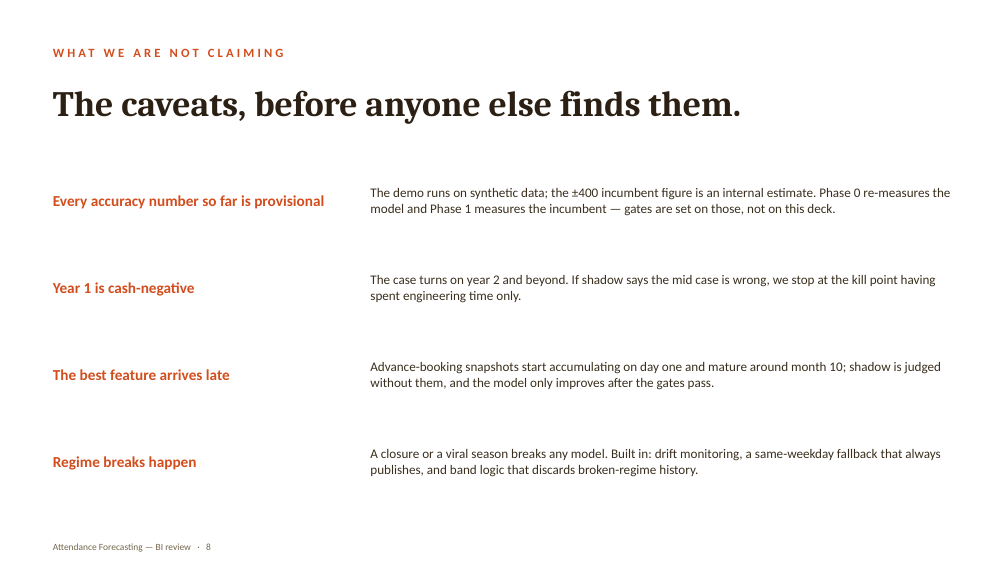
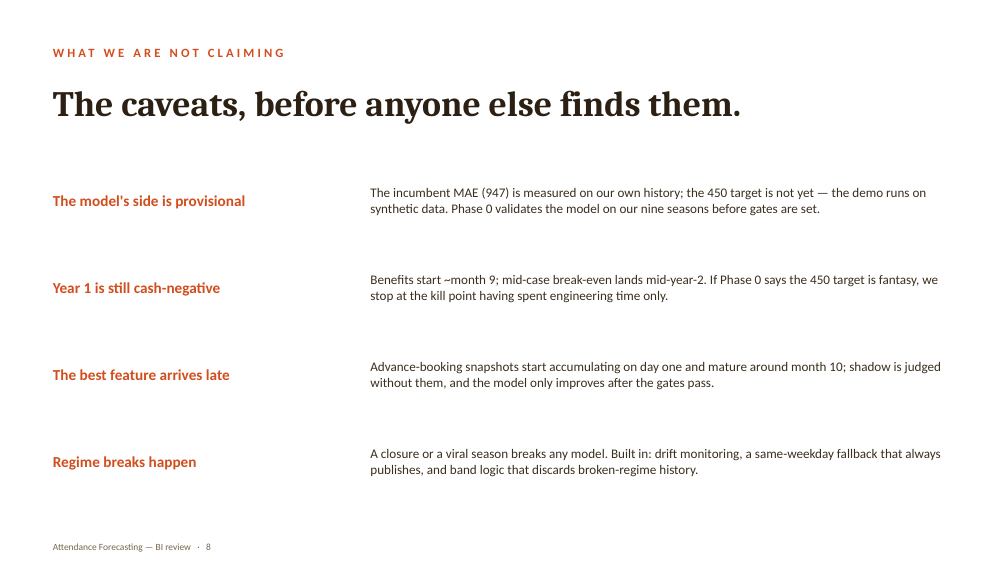
Before and after one commit to lmansf/Attendance-Projections, a slide deck: slide 8 of docs/deck/attendance-forecast-roi.pptx. Drawn at 1008x567 pixels with LibreOffice and Linux fonts; fonts in the diff are those of the drawing. Boxes give left, top, right and bottom in pixels: in the first picture for what was removed or moved away, otherwise in the second. Text is boxed around its words. In the diff, an @@ line names an element or a change of style, - is before the commit and + after.

```diff
--- a/docs/deck/attendance-forecast-roi.pptx
+++ b/docs/deck/attendance-forecast-roi.pptx
@@ text at [53, 195, 245, 209]: text changed @@
-Every accuracy number so far is provisional
+The model's side is provisional
@@ text at [370, 187, 927, 216]: text changed @@
-The demo runs on synthetic data; the ±400 incumbent figure is an internal estimate. Phase 0 re-measures the model and Phase 1 measures the incumbent — gates are set on those, not on this deck.
+The incumbent MAE (947) is measured on our own history; the 450 target is not yet — the demo runs on synthetic data. Phase 0 validates the model on our nine seasons before gates are set.
@@ text at [53, 282, 221, 296]: text changed @@
-Year 1 is cash-negative
+Year 1 is still cash-negative
@@ text at [370, 275, 938, 303]: text changed @@
-The case turns on year 2 and beyond. If shadow says the mid case is wrong, we stop at the kill point having spent engineering time only.
+Benefits start ~month 9; mid-case break-even lands mid-year-2. If Phase 0 says the 450 target is fantasy, we stop at the kill point having spent engineering time only.
```
Also in this commit, not shown: 4 other slides changed, 2 other files.
